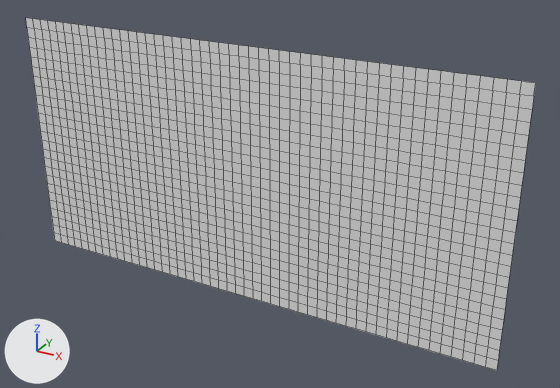
One commit to the OBJ model Escargo/Assets/Tiled2Unity/Meshes/basicMap.obj: the scene before it, then after it.
Before and after are seen from a 50 mm camera at (10.1, -56.4, 15.1) aimed at (-21.6, 1.2, -13.7). Lighting does not change. The marker at lower left points along +X, +Y and +Z. Mesh edges are drawn as thin lines. Where no turn or scale is listed for an object, it has been applied to the vertices.

Objects in the first picture: 'basicMap'.
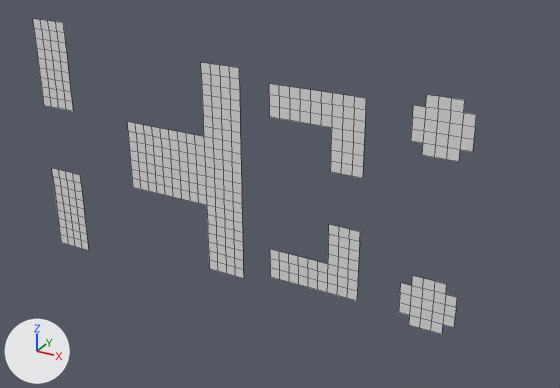
Boxes [x1, y1, x2, y2] around the edits, measured in the pictures (560 x 388 px):
'basicMap', reshaped (13% narrower, 10% shorter)
    before: [26, 18, 536, 370]
    after: [33, 19, 476, 334]
part 1 of me_basicmap, deleted
    before: [26, 18, 536, 370]

Edits to the bpy script that builds the scene:
```text
Change me_basicmap:
    used by ob_basicmap; location = (0.0, 0.0, 0.0)
    remove me_basicmap.from_pydata(...)  # 1326 vertices, 1250 faces; spans x -50.0..0.0, y 0.0, z -25.0..0.0
    add me_basicmap.from_pydata(...)  # 458 vertices, 339 faces; spans x -49.0..-4.0, y 0.0, z -25.0..0.0
    me_basicmap part 1: 868 vertices removed from x -50.0..0.0, y 0.0, z -25.0..0.0
```
